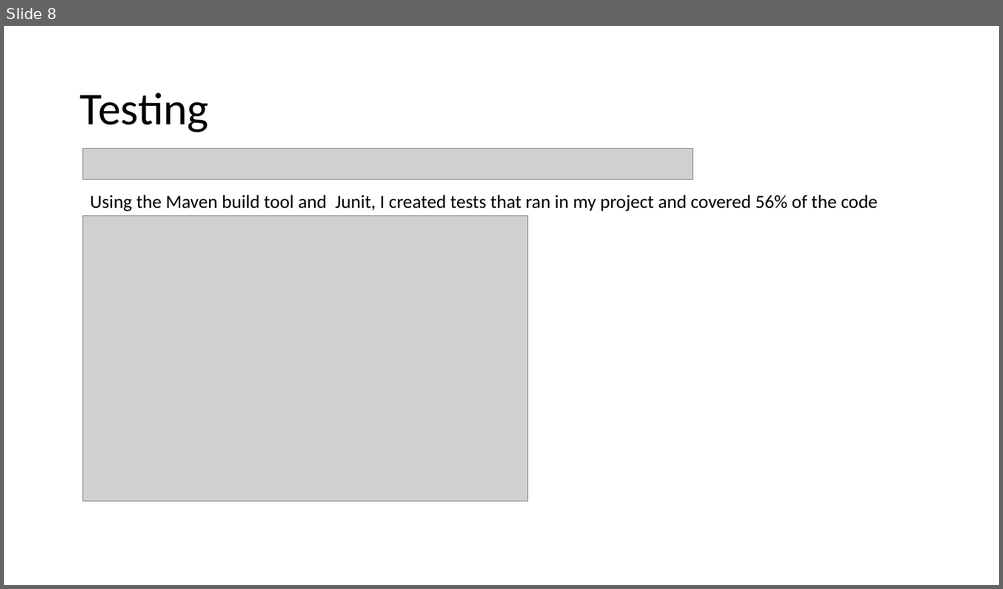
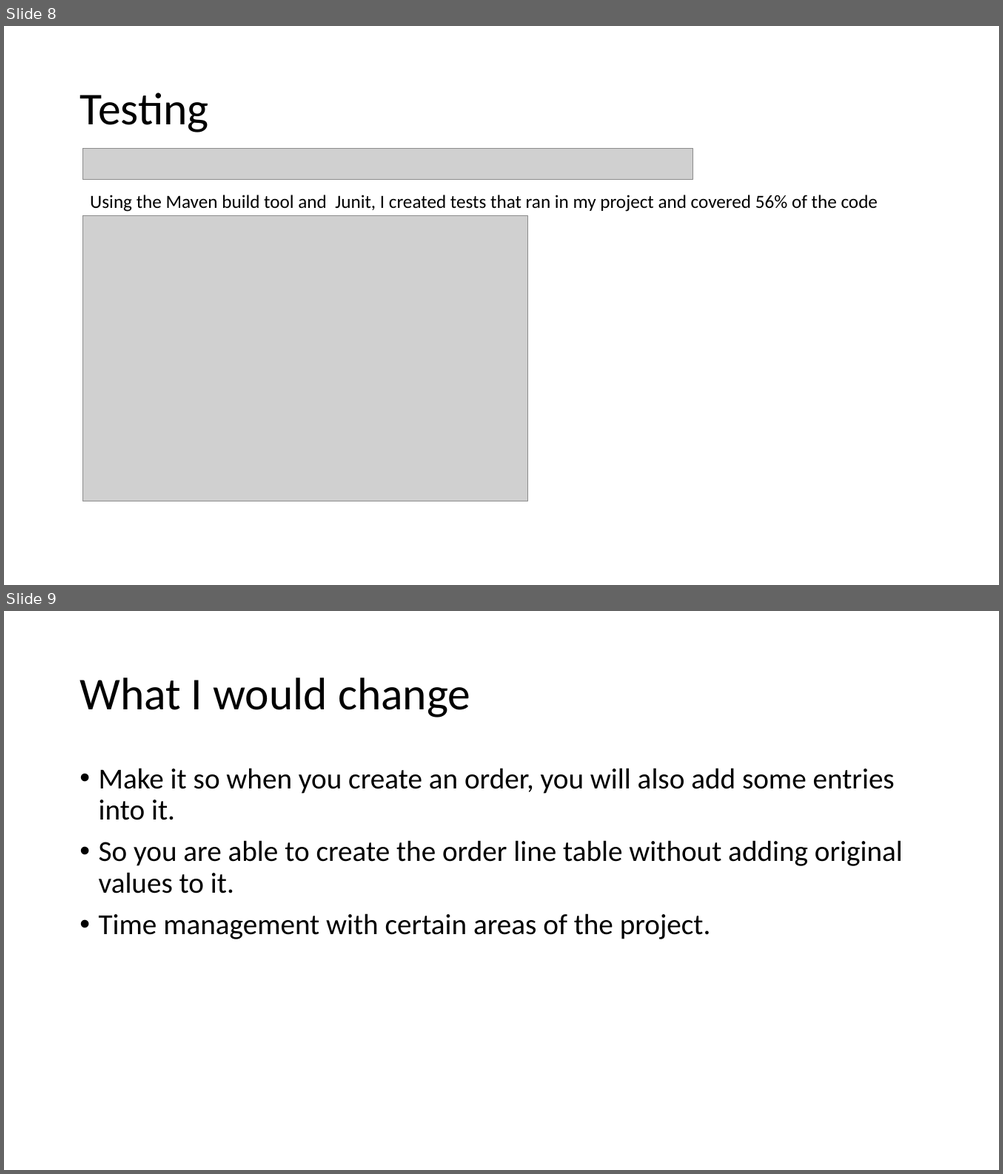
Before and after one commit to Adam-QA/IMS-Starter, a slide deck: documentation/IMS Project.pptx. Shown one above the other, each under a label of ours: slide 8 before the commit, slides 8 and 9 after it. The pictures are 1003x589 and 1003x1174 pixels, drawn with LibreOffice and Linux fonts; fonts in the diff are those of the drawing; grey boxes stand for pictures. Boxes give left, top, right and bottom in pixels: in the first picture for what was removed or moved away, otherwise in the second. Text is boxed around its words. In the diff, an @@ line names an element or a change of style, - is before the commit and + after.

```diff
--- a/documentation/IMS Project.pptx
+++ b/documentation/IMS Project.pptx
@@ slide 9 added at bbox=[4, 611, 999, 1170], background #FFFFFF @@
@@ title added at bbox=[79, 678, 470, 718], 44 pt, text #000000 @@
+What I would change
@@ text added at bbox=[99, 768, 902, 940], 28 pt, text #000000 @@
+• Make it so when you create an order, you will also add some entries into it.
+• So you are able to create the order line table without adding original values to it.
+• Time management with certain areas of the project.
```
Also in this commit, not shown: 1 other slide added, 1 other file.
